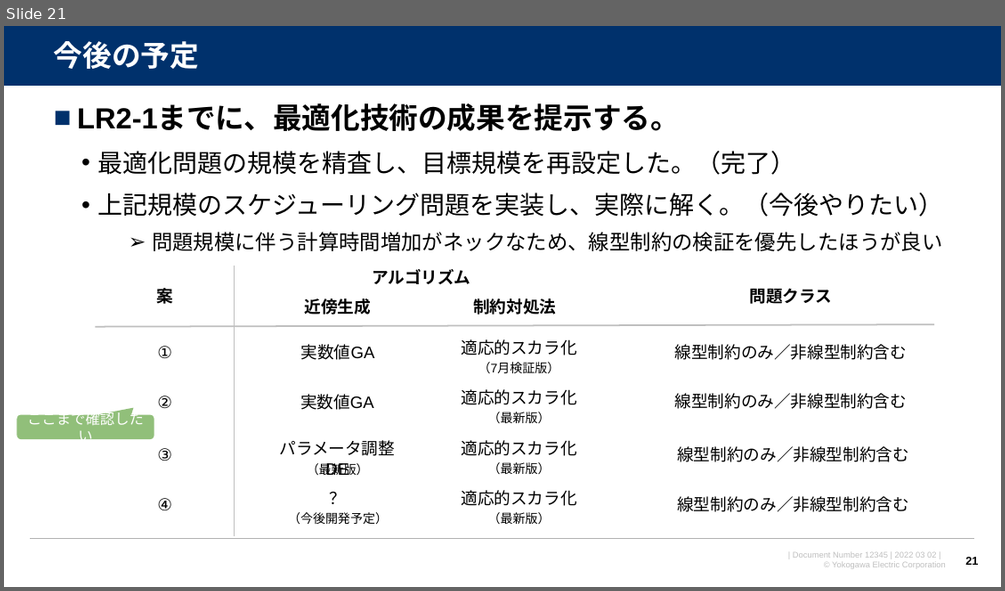
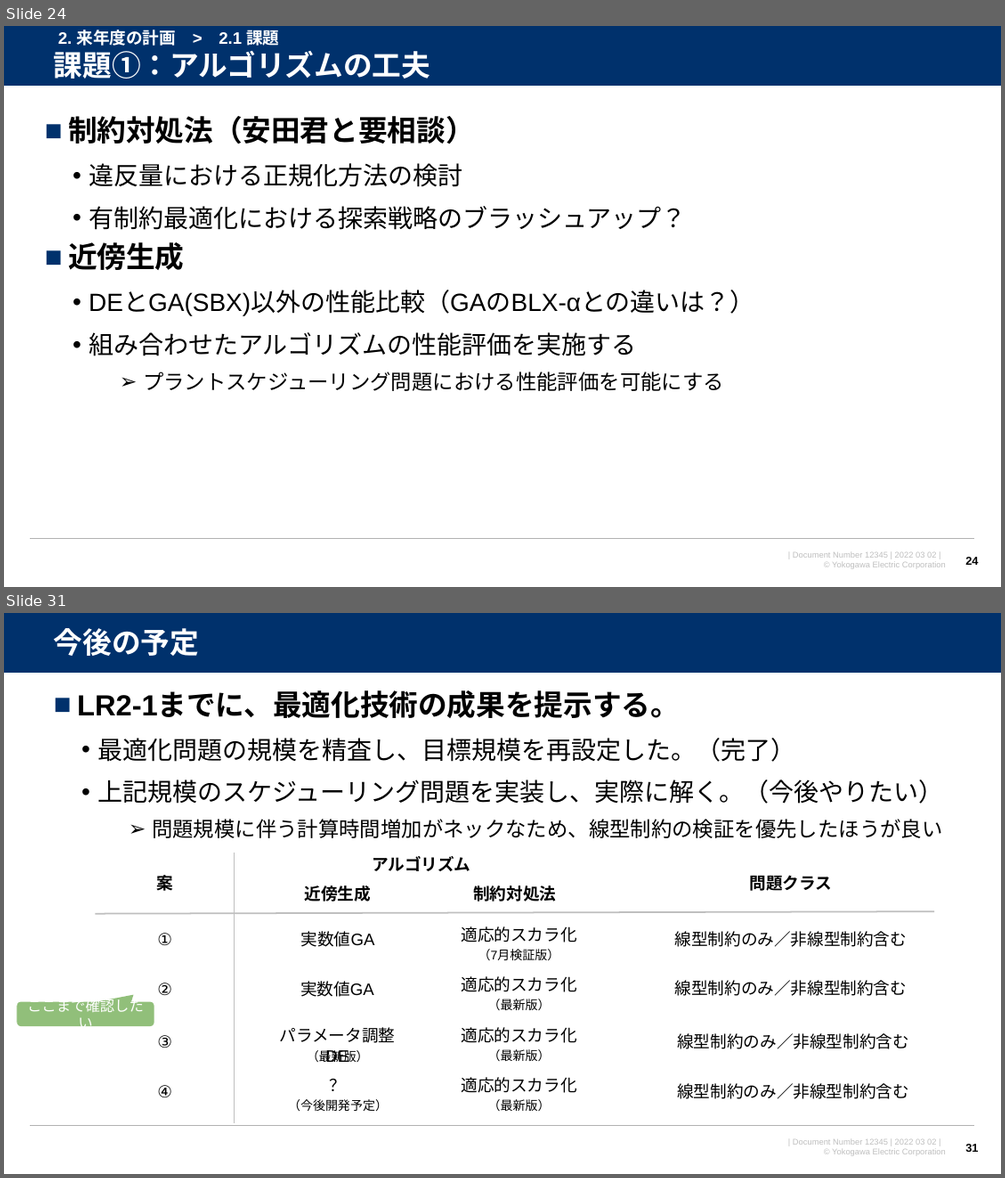
Before and after one commit to watarukumagai-git/opt, a slide deck: 220302_来年度の共同研究について_rev.0.pptx. Shown one above the other, each under a label of ours: slide 21 before the commit, slides 24 and 31 after it; the slides between them are not shown. The pictures are 1005x591 and 1005x1178 pixels, drawn with LibreOffice and Linux fonts; fonts in the diff are those of the drawing; background and template pictures are left out. Boxes give left, top, right and bottom in pixels: in the first picture for what was removed or moved away, otherwise in the second. Text is boxed around its words. In the diff, an @@ line names an element or a change of style, - is before the commit and + after.

```diff
--- a/220302_来年度の共同研究について_rev.0.pptx
+++ b/220302_来年度の共同研究について_rev.0.pptx
@@ slide 24 added at (4,26,1001,587), background #FFFFFF; not listed: 4 template elements that a slide beside it also shows @@
@@ title added at (54,50,430,79), 28 pt, text #FFFFFF, bold @@
+課題①：アルゴリズムの工夫
@@ text added at (58,27,279,49), 16 pt, text #FFFFFF, bold @@
+2. 来年度の計画 > 2.1 課題
@@ text added at (68,116,755,391), 24 pt, text #000000 @@
+■ 制約対処法（安田君と要相談）
+  • 違反量における正規化方法の検討
+  • 有制約最適化における探索戦略のブラッシュアップ？
+■ 近傍生成
+  • DEとGA(SBX)以外の性能比較（GAのBLX-αとの違いは？）
+  • 組み合わせたアルゴリズムの性能評価を実施する
+    ➢ プラントスケジューリング問題における性能評価を可能にする
@@ page number added at (965,556,978,564), 11 pt, text #000000, bold @@
+24
@@ what was slide 21 is now slide 31 @@
```
Also in this commit, not shown: 7 slides changed, 9 other slides added.
